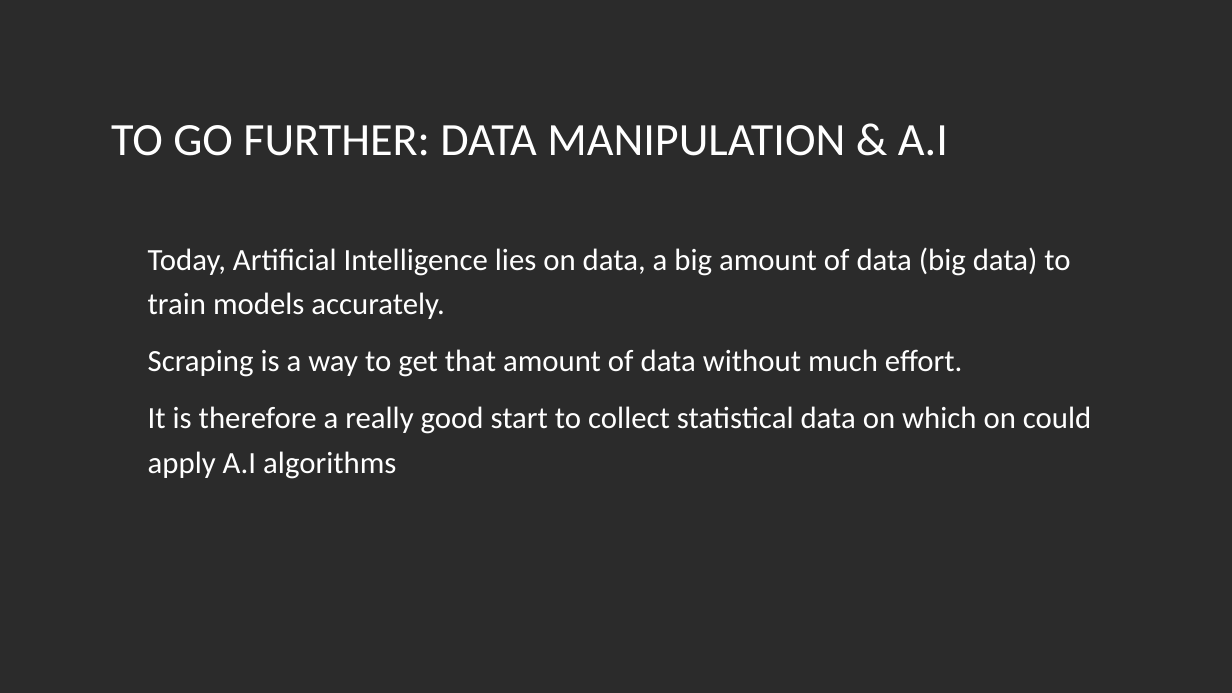
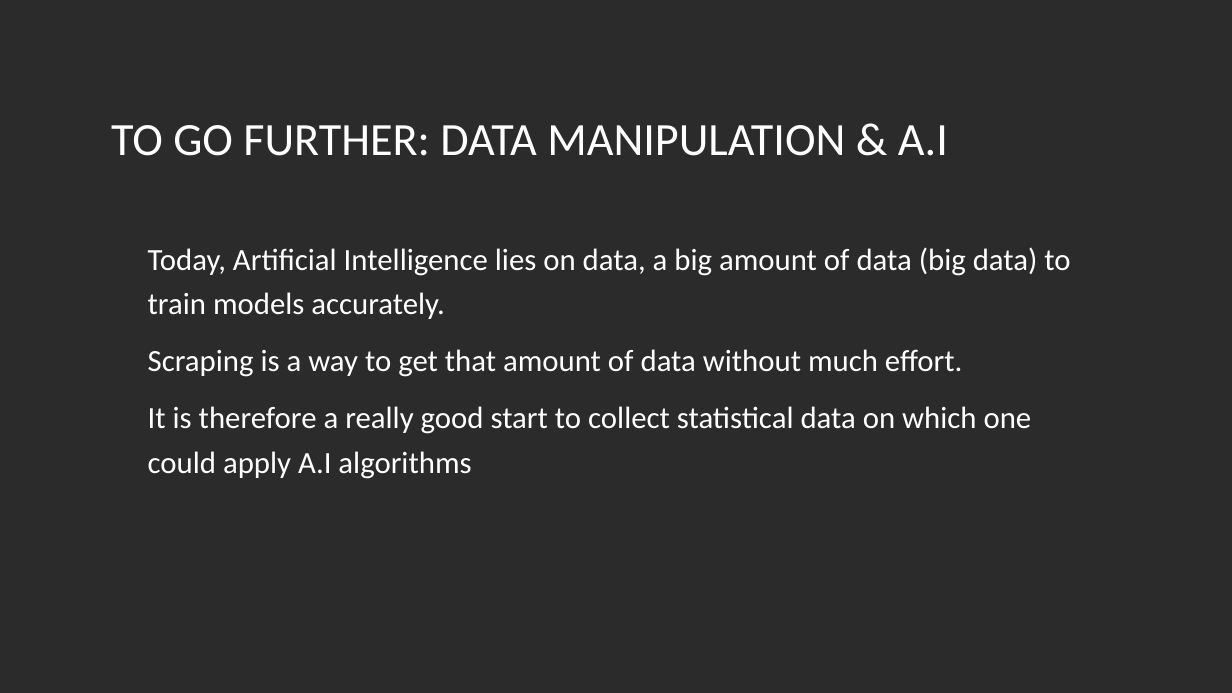
Before and after one commit to nam4dev/web_scraping_presentation, a slide deck: slide 20 of presentation/webscrapping_presentation.odp (slide 17 before the commit). Drawn at 1232x693 pixels with LibreOffice and Linux fonts; fonts in the diff are those of the drawing; background and template pictures are left out; a plain dark background stands for a picture behind light text. Boxes give left, top, right and bottom in pixels: in the first picture for what was removed or moved away, otherwise in the second. Text is boxed around its words. In the diff, an @@ line names an element or a change of style, - is before the commit and + after.

```diff
--- a/presentation/webscrapping_presentation.odp
+++ b/presentation/webscrapping_presentation.odp
@@ text at (x1=148, y1=406, x2=1032, y2=479): text changed @@
-It is therefore a really good start to collect statistical data on which on could apply A.I algorithms
+It is therefore a really good start to collect statistical data on which one could apply A.I algorithms
```
Also in this commit, not shown: 9 other slides changed, 3 slides added, 13 other files.
